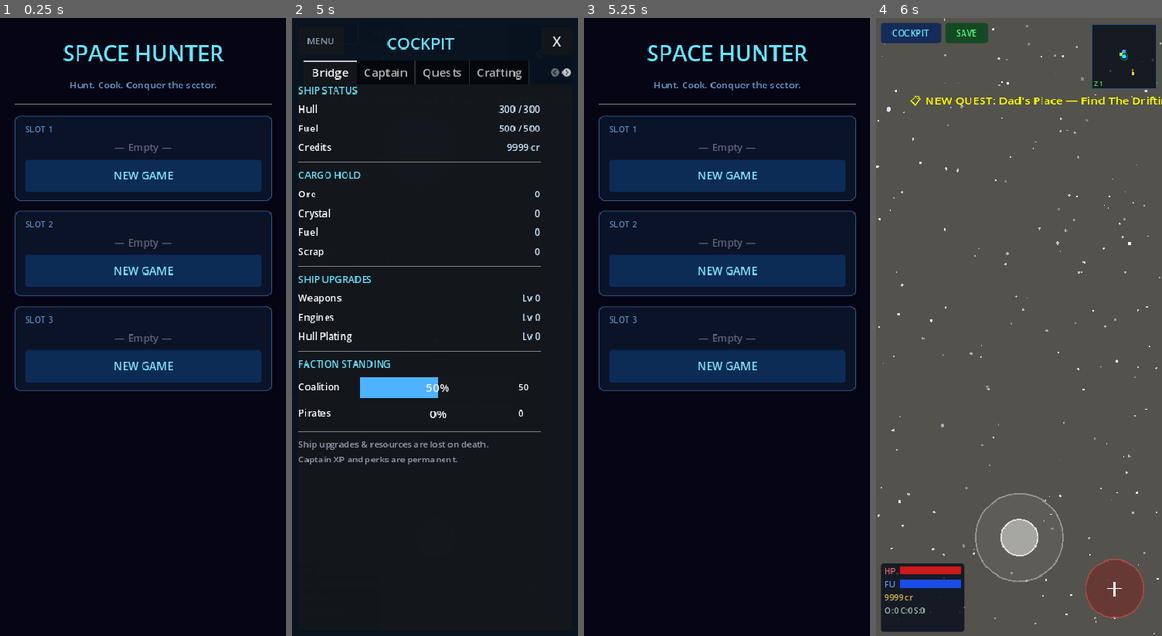
Above: before the commit, frames 1-4 (left to right).
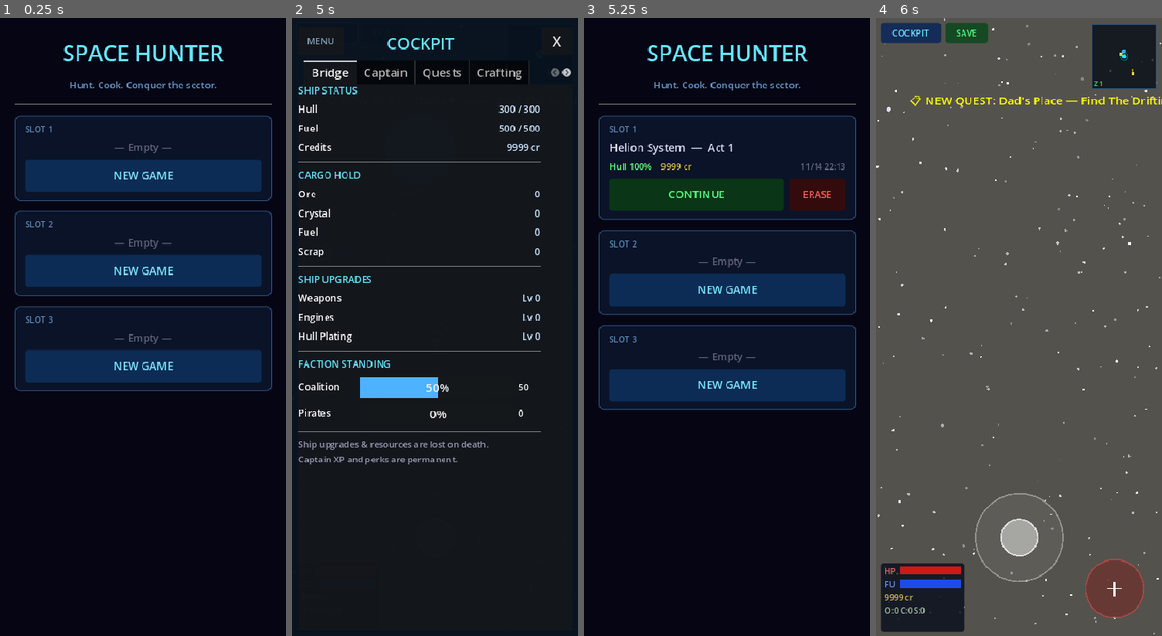
Above: after the commit, the same moments.

Repository: ichizh8/space-game-rt
Game: Godot game, scene res://scenes/main_menu.tscn
Same seed, same stepped clock (60 frames per second), same inputs: the game is played once before the commit and once after it.
Inputs:
- Up to frame 1 (0.25 s): no input
- Up to frame 2 (5 s): click "NEW GAME" at 0.5 s; click "TAP TO CONTINUE" at 1.25 s; click "TAP TO CONTINUE" at 2 s; click "COCKPIT" at 2.75 s; click "GOT IT" at 3.5 s; click "COCKPIT" at 4.25 s
- Up to frame 3 (5.25 s): click "MENU" at 5 s
- Up to frame 4 (6 s): click "NEW GAME" at 5.75 s

Frames 1-2 are identical in both runs. In frame 3, 19% of the frame differs, in the area x 5-96%, y 20-64%; in frame 4, nothing differs.

Commit message:
v38: fix save — active_slot reset to 0 by delete_save on new game

Diff:
--- a/scripts/main_menu.gd
+++ b/scripts/main_menu.gd
@@ -251,8 +251,8 @@
 
 
 func _on_new_game(slot: int) -> void:
-	SaveManager.active_slot = slot
 	SaveManager.delete_save(slot)
+	SaveManager.active_slot = slot  # set AFTER delete so delete doesn't reset it
 	GameState.reset_game()
 	# Clear restaurant ownership + quest history so intro triggers fresh
 	GameState.restaurant_owned = false
Not shown, changed: web-export/index.pck
